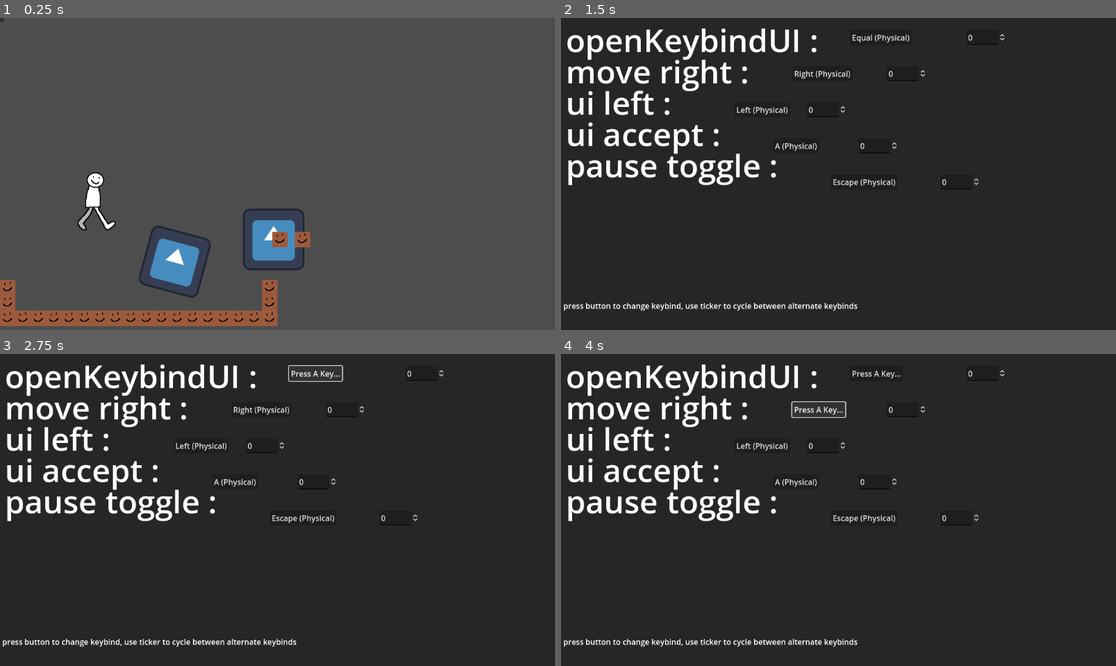
Above: before the commit, frames 1-4 (two rows, left to right).
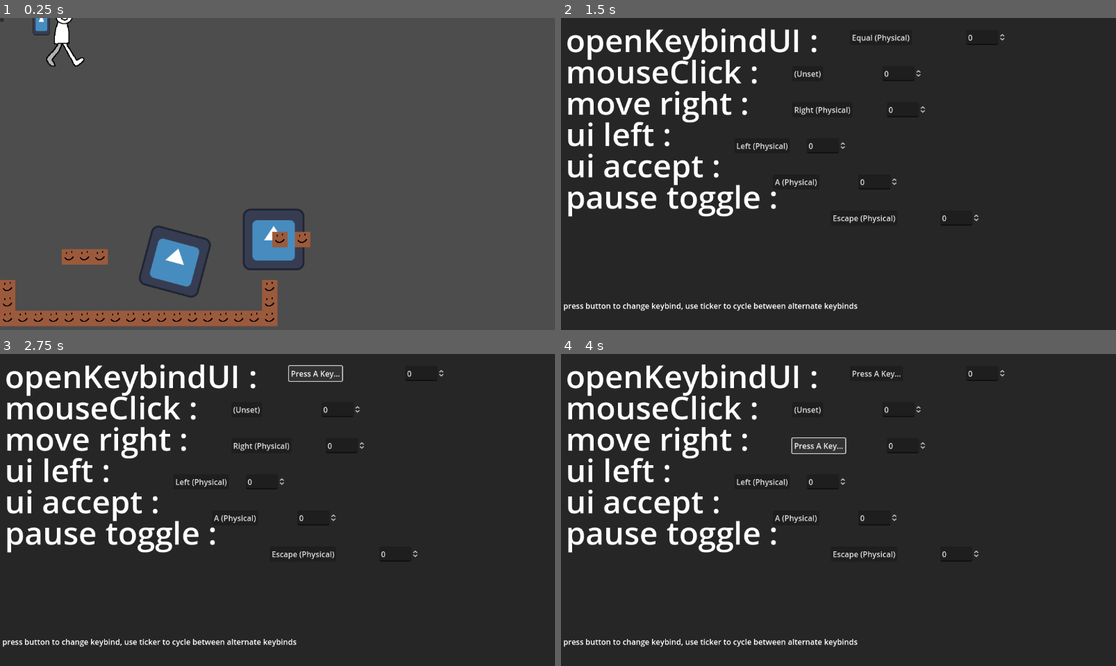
Above: after the commit, the same moments.

Repository: kaitaobenson/Dunebound
Game: Godot game, scene res://Scenes/Main.tscn
Same seed, same stepped clock (60 frames per second), same inputs: the game is played once before the commit and once after it. The engine's default icon, where the game draws it, is replaced by a stand-in: a white triangle on a blue panel in a dark square.
Inputs (mouse positions are in pixels of both pictures, inside the frame that each line leads up to):
- Up to frame 1 (0.25 s): no input
- Up to frame 2 (1.5 s): move the mouse to (960, 158) at 0.52 s; hold Right (move-right) from 0.53 s (still down); tap A (ui_accept) at 0.6, 0.77, 1.07 s; click (960, 158) at 0.67 s; move the mouse to (727, 189) at 1.27 s; tap = (openKeybindUI) at 1.35 s; click (727, 189) at 1.42 s
- Up to frame 3 (2.75 s): tap A (ui_accept) at 1.52, 1.55, 1.82 s; release Right (move-right) at 2 s; click "Equal (Physical)" at 2 s
- Up to frame 4 (4 s): click "Press A Key..." at 2.75 s; click "Right (Physical)" at 3.5 s

The runs differ from the first frame. In frame 1, 1.4% of the frame differs, in the area x 5-21%, y 0-80%; in frame 2, 6.0%; in frame 3, 6.0%; in frame 4, 6.2%, in the area x 1-76%, y 13-66%.

Commit message:
crappling hook progress

Diff:
--- a/KaiTest3/Scenes/Main.tscn
+++ b/KaiTest3/Scenes/Main.tscn
@@ -1,9 +1,10 @@
-[gd_scene load_steps=26 format=3 uid="uid://bfyyn42ksngl"]
+[gd_scene load_steps=27 format=3 uid="uid://bfyyn42ksngl"]
 
 [ext_resource type="Texture2D" uid="uid://bv056h1kioqs5" path="res://Assets/Textures/pixil-frame-0.png" id="1_mpd0d"]
 [ext_resource type="Script" path="res://Scripts/CharacterBody2D.gd" id="2_44nkk"]
 [ext_resource type="Script" path="res://Scripts/keybindLoader.gd" id="3_cnpip"]
 [ext_resource type="Texture2D" uid="uid://b71wd0v54lri5" path="res://Walk_amination.png" id="3_eh27g"]
+[ext_resource type="PackedScene" uid="uid://6y0e01p1abtp" path="res://grapple_hook.tscn" id="4_8iffy"]
 [ext_resource type="PackedScene" uid="uid://oqb4x3h5pj8" path="res://Scenes/gun.tscn" id="4_g0evl"]
 [ext_resource type="Script" path="res://Scripts/keybindUIOpenerTest.gd" id="5_grjk8"]
 [ext_resource type="Script" path="res://Scripts/UIgenerator.gd" id="6_bt4hm"]
@@ -136,14 +137,13 @@
 tile_set = SubResource("TileSet_0pe5f")
 cell_quadrant_size = 32
 format = 2
-layer_0/tile_data = PackedInt32Array(1245184, 0, 0, 1245185, …(265 unchanged characters)… 4129, 0, 0, 1114112, 0, 0, 1179648, 0, 0)
+layer_0/tile_data = PackedInt32Array(1245184, 0, 0, 1245185, …(265 unchanged characters)… 4129, 0, 0, 1114112, 0, 0, 1179648, 0, 0, 983044, 0, 0, 983045, 0, 0, 983046, 0, 0)
 
 [node name="Player" type="CharacterBody2D" parent="."]
-position = Vector2(100, 0)
+position = Vector2(132, 26)
 script = ExtResource("2_44nkk")
 
 [node name="CollisionShape2D" type="CollisionShape2D" parent="Player"]
-position = Vector2(98, 367)
 shape = SubResource("CapsuleShape2D_hb2my")
 
 [node name="AnimationPlayer" type="AnimationPlayer" parent="Player"]
@@ -152,8 +152,10 @@
 }
 
 [node name="AnimatedSprite2D" type="AnimatedSprite2D" parent="Player"]
-position = Vector2(97, 366)
 sprite_frames = SubResource("SpriteFrames_dpc2o")
+
+[node name="grappleHook" parent="Player" instance=ExtResource("4_8iffy")]
+metadata/hookSpeed = 100
 
 [node name="keybindHandler" type="Node" parent="."]
 script = ExtResource("3_cnpip")
--- a/KaiTest3/Scenes/fast_linear_gun.tscn
+++ b/KaiTest3/Scenes/fast_linear_gun.tscn
@@ -19,7 +19,6 @@
 metadata/shotSpeed = 1.0
 
 [node name="masterBullet" type="CharacterBody2D" parent="."]
-visible = false
 script = ExtResource("2_4my08")
 
 [node name="hitbox" type="CollisionShape2D" parent="masterBullet"]
--- a/KaiTest3/Scripts/CharacterBody2D.gd
+++ b/KaiTest3/Scripts/CharacterBody2D.gd
@@ -4,7 +4,8 @@
 const SPEED = 300.0
 const JUMP_VELOCITY = -400.0
 const gravity = 500;
-
+@onready var grappleHook = get_node("grappleHook")
+var grappleDownProcessActive:bool = false
 @onready var anim = get_node("AnimationPlayer")
 @onready var animSprite = get_node("AnimatedSprite2D")
 
@@ -16,35 +17,51 @@
 
 # WALK
 func _physics_process(delta):
-	# Add the gravity.
-	if not is_on_floor():
-		velocity.y += gravity * delta
+	if(grappleDownProcessActive):
+		grappleHook.rope.set_point_position(0,self.position)
+		self.rotation = (self.position - grappleHook.hook.position).normalized().angle() + PI
+		self.velocity += -(self.position - grappleHook.hook.position).normalized()
+		var sillygoofy = move_and_collide(self.velocity)
+		if(sillygoofy!=null):
+			if(sillygoofy.get_collider()==grappleHook.hook):
+				self.rotation = 0
+				grappleHook.rope.queue_free()
+				grappleHook.hook.queue_free()
+				grappleHook.activeGrappleShooting = false
+				grappleHook.activeGrappleGoUp = false
+				grappleHook.mousePressed = false
+				grappleDownProcessActive = false
+	else:
+		# Add the gravity.
+		if not is_on_floor():
+			velocity.y += gravity * delta
 
-	# Handle Jump.
-	if Input.is_action_just_pressed("ui_accept") and is_on_floor():
-		velocity.y = JUMP_VELOCITY
+		# Handle Jump.
+		if Input.is_action_just_pressed("ui_accept") and is_on_floor():
+			velocity.y = JUMP_VELOCITY
 
-	var direction = Input.get_axis("ui_left", "move-right")
+		var direction = Input.get_axis("ui_left", "move-right")
 
-	#horiz movement
-	if velocity.x == 0:
-		anim.stop()
+		#horiz movement
+		if velocity.x == 0:
+			anim.stop()
 
-	if direction == 1:
-		anim.play("Walk")
-		animSprite.flip_h = false
+		if direction == 1:
+			anim.play("Walk")
+			animSprite.flip_h = false
 
 		velocity.x = direction * SPEED
-	if direction == -1:
-		anim.play("Walk")
-		animSprite.flip_h = true
+		if direction == -1:
+			anim.play("Walk")
+			animSprite.flip_h = true
 
-		velocity.x = direction * SPEED
-	if direction == 0:
-		velocity.x = 0
+			velocity.x = direction * SPEED
+		if direction == 0:
+			velocity.x = 0
 
-	move_and_slide()
-
+		move_and_slide()
+func grappleDown():
+	grappleDownProcessActive = true
 func _hitByBullet(damage:int):
 	print("hit by bullet")
 	doDamage(damage)
@@ -54,7 +71,10 @@
 	print(health)
 	if(health<=0):
 		die()
-
+func noGrapple():
+	pass
+func amPlayer():
+	pass
 func die():
 	self.queue_free()
 	#whatever you wanna do when you die
--- a/KaiTest3/fastLinearGunHandler.gd
+++ b/KaiTest3/fastLinearGunHandler.gd
@@ -12,7 +12,6 @@
 	currentScene.add_child(bulletClone)
 	bulletClone.position = self.position
 	bulletClone.fire(self.rotation,get_meta("Damage"),get_meta("bulletSpeed"))
-# Called when the node enters the scene tree for the first time.
 func _ready():
 	currentScene = get_tree().get_current_scene()
 func _physics_process(delta):
--- /dev/null
+++ b/KaiTest3/grappleHandler.gd
@@ -0,0 +1,57 @@
+extends Sprite2D
+var mousePressed:bool = false
+var activeGrappleShooting:bool = false
+var activeGrappleGoUp:bool = false
+var grappleTargetLocation:Vector2 = Vector2(0,0)
+var rope:Line2D
+var hook:CharacterBody2D
+var sceneRoot
+var areaChecker:Area2D
+func checkForEntity(pos:Vector2):
+	var raycast = RayCast2D.new()
+	raycast.target_position = pos
+	raycast.collide_with_areas = false
+	raycast.collide_with_bodies = true
+	sceneRoot.add_child(raycast)
+	raycast.force_raycast_update()
+	var bigFancyPantsResultRThingyMajingyAbAbAbGabba =  raycast.get_collider()
+	raycast.queue_free()
+	return bigFancyPantsResultRThingyMajingyAbAbAbGabba!=null
+func die():
+	#doesnt work yet
+	pass
+	#self.rope.queue_free()
+	#self.hook.queue_free()
+func _ready():
+	sceneRoot = get_tree().current_scene
+	#self.connect("tree_exiting",die())
+func _physics_process(delta):
+	print(checkForEntity(get_viewport().get_mouse_position()))
+	if(Input.is_mouse_button_pressed(MOUSE_BUTTON_LEFT)&&!mousePressed&&checkForEntity(get_viewport().get_mouse_position())):
+		mousePressed = true
+		activeGrappleShooting = true
+		activeGrappleGoUp = false
+		grappleTargetLocation = get_viewport().get_mouse_position()
+		rope = Line2D.new()
+		rope.add_point(self.position,0)
+		rope.add_point(grappleTargetLocation,1)
+		hook = get_node("hookTemplate").duplicate(15)
+		hook.position = self.get_parent().position
+		hook.rotation = (grappleTargetLocation - hook.position).normalized().angle()
+		hook.velocity = Vector2(sin(hook.rotation),cos(hook.rotation))*self.get_meta("hookSpeed")
+		hook.get_node("hitbox").set_deferred("disabled",false)
+		sceneRoot.add_child(rope)
+		sceneRoot.add_child(hook)
+		print(hook.velocity)
+	if(activeGrappleShooting&&!activeGrappleGoUp):
+		hook.rotation = (grappleTargetLocation - hook.position).normalized().angle()
+		hook.velocity = Vector2(cos(hook.rotation),sin(hook.rotation))*self.get_meta("hookSpeed")
+		print(hook.velocity)
+		var goofing = hook.move_and_collide(hook.velocity*delta)
+		rope.set_point_position(1,hook.position)
+		rope.set_point_position(0,self.get_parent().position)
+		if(goofing&&!goofing.get_collider().has_method("noGrapple")):
+			#grapple hook hit something. start going up!
+			activeGrappleShooting = false
+			activeGrappleGoUp = true
+			self.get_parent().grappleDown()
--- /dev/null
+++ b/KaiTest3/grapple_hook.tscn
@@ -0,0 +1,27 @@
+[gd_scene load_steps=5 format=3 uid="uid://6y0e01p1abtp"]
+
+[ext_resource type="Texture2D" uid="uid://b8iouluube11q" path="res://Assets/Textures/icon.svg" id="1_5rrs5"]
+[ext_resource type="Script" path="res://grappleHandler.gd" id="2_gy7mk"]
+[ext_resource type="Texture2D" uid="uid://bv056h1kioqs5" path="res://Assets/Textures/pixil-frame-0.png" id="3_qr8j7"]
+
+[sub_resource type="RectangleShape2D" id="RectangleShape2D_qh817"]
+size = Vector2(29, 31)
+
+[node name="grappleHook" type="Sprite2D"]
+process_mode = 1
+position = Vector2(-46, -35.5)
+scale = Vector2(0.28125, 0.445313)
+texture = ExtResource("1_5rrs5")
+script = ExtResource("2_gy7mk")
+metadata/hookSpeed = 2
+
+[node name="hookTemplate" type="CharacterBody2D" parent="."]
+z_index = -1
+metadata/hookSpeed = 50
+
+[node name="hitbox" type="CollisionShape2D" parent="hookTemplate"]
+shape = SubResource("RectangleShape2D_qh817")
+disabled = true
+
+[node name="Sprite2D" type="Sprite2D" parent="hookTemplate"]
+texture = ExtResource("3_qr8j7")
--- a/KaiTest3/userData/keybinds.json
+++ b/KaiTest3/userData/keybinds.json
@@ -6,6 +6,12 @@
 			"actionName": "openKeybindUI",
 			"key": [
 				"Equal"
+			]
+		},
+		{
+			"actionName": "mouseClick",
+			"key": [
+				"MOuse"
 			]
 		},
 		{
